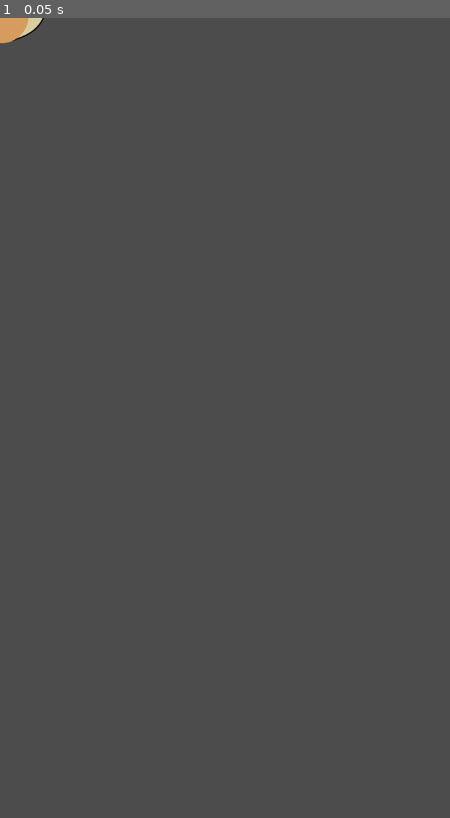
Above: before the commit, frame 1.
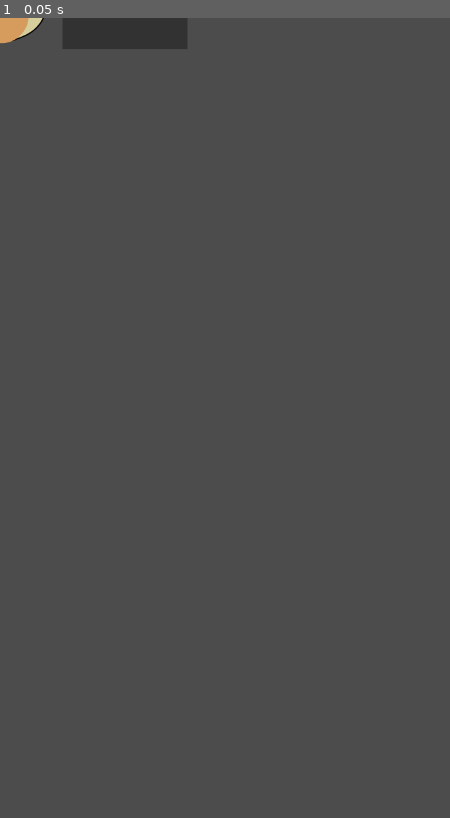
Above: after the commit, the same moment.

Repository: algch/bricks
Game: Godot game, scene res://player/player.tscn
The game is run twice, just before and just after one commit, with the same random seed, the same clock (stepped at 60 frames per second) and the same inputs. This scene is started directly instead of the project's main scene.
Inputs:
- Up to frame 1 (0.05 s): no input

The runs differ from the first frame. In frame 1, 1.1% of the frame differs, in the area x 14-42%, y 0-4%.
Error before the commit: Invalid get index 'is_player_turn' (on base: 'null instance'). (res://player/player.gd:39)
Error after the commit: Invalid get index 'is_player_turn' (on base: 'null instance'). (res://player/player.gd:48)

Commit message:
updated sync arrow code

Diff:
--- a/brick/brick.gd
+++ b/brick/brick.gd
@@ -17,18 +17,22 @@
 func _draw():
 	drawBrick()
 
+remotesync func destroy():
+	queue_free()
+
 func handleWeaponCollision(collider):
 	collider.rpc('destroy')
-	queue_free()
 
-remote func updateBrickPos(pos):
+func _on_updateTimer_timeout():
+	if get_tree().is_network_server():
+		rpc('updateBrick', position, move_dir)
+
+remote func updateBrick(pos, dir):
 	position = pos
+	move_dir = dir
 
 func _physics_process(delta):
 	var motion = move_dir * SPEED * delta
 	var collision = move_and_collide(motion)
 	if collision:
 		move_dir *= -1
-		if get_tree().is_network_server():
-			# update using a timer or on every collision maybe?
-			rpc('updateBrickPos', position)
--- a/brick/brick.tscn
+++ b/brick/brick.tscn
@@ -16,3 +16,7 @@
 [node name="Sprite" type="Sprite" parent="."]
 position = Vector2( 0.472972, -0.181455 )
 scale = Vector2( 0.5987, 0.597566 )
+
+[node name="updateTimer" type="Timer" parent="."]
+wait_time = 0.5
+[connection signal="timeout" from="updateTimer" to="." method="_on_updateTimer_timeout"]
--- a/player/player.gd
+++ b/player/player.gd
@@ -27,6 +27,8 @@
 	if is_player:
 		return
 
+	print('sync arrow called')
+
 	var nozzle_pos = $nozzle.position
 	var start_pos = position + nozzle_pos
 	start_pos.x = x_pos
@@ -36,9 +38,15 @@
 	get_parent().add_child(arrow)
 
 func _draw():
+	draw_rect(
+		Rect2(
+			position + Vector2(100, -50),
+			Vector2(200, 100)
+		),
+		Color(0.2, 0.2, 0.2)
+	)
 	if arena.is_player_turn:
-		draw_circle(Vector2(0, 0), 100, Color(1, 0.2, 0.3))
-		draw_circle(position, 100, Color(1, 0.2, 0.3))
+		draw_circle(position + Vector2(100, 0), 50, Color(1, 0.2, 0.3))
 
 func _input(event):
 	if not get_parent().is_player_turn:
--- a/weapons/arrow.gd
+++ b/weapons/arrow.gd
@@ -20,7 +20,7 @@
 	var collider = collision.get_collider()
 
 	if collider.is_in_group('collisionable'):
-		collider.handleWeaponCollision()
+		collider.handleWeaponCollision(collider)
 
 	var normal = collision.get_normal()
 	direction = direction.bounce(normal)
